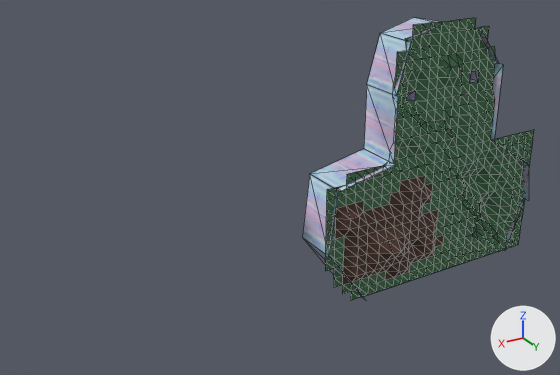
An edit to the OBJ model asset/room/arena/mesh.obj, drawn before and after from the same camera.
One viewpoint serves both versions: a camera (50 mm lens) standing at (95.8, 101.6, 38.7) and looking at (33.3, -2.5, -13.3). Lighting does not change. The marker at lower right points along +X, +Y and +Z. Mesh edges are drawn as thin lines. Where no turn or scale is listed for an object, it has been applied to the vertices. Vertices at the same position are counted once.
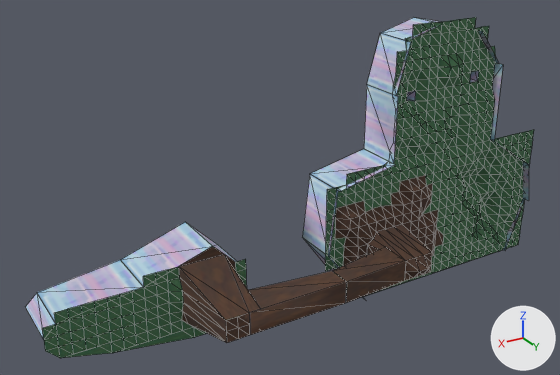
What differs and where, as boxes (x1, y1, x2, y2) in the pictures (560 x 375 px):
'Default', reshaped (118% wider, 20% taller): before (302, 17, 534, 300); after (26, 17, 534, 358)
part 1 of me_default, built on: before (335, 175, 443, 280); after (26, 175, 443, 358)

Diff of the bpy script that builds the scene:
```diff
--- a/asset/room/arena/mesh.obj.py
+++ b/asset/room/arena/mesh.obj.py
@@ me_default @@
 # used by ob_default; location = (0.0, 0.0, 0.0)
-me_default.from_pydata(...)  # 553 vertices, 954 faces; spans x -24.0..26.0, y -9.0..5.0, z -38.0..12.0
+me_default.from_pydata(...)  # 667 vertices, 1108 faces; spans x -24.0..76.0, y -9.5..13.0, z -38.0..12.0
+# me_default part 1
+# 10 vertices are removed from x 0.0..17.5, y -7.5..3.5, z -38.0..-22.0
+# 45 faces are deleted
+# 6 vertices in x 4.0..22.0, y 1.0, z -34.0..-18.0 move by (0.0, 0.5, 0.0)
+# 5 vertices in x 10.0..14.0, y 3.5..5.0, z -28.0..-26.0 move by (0.0, 7.5, 0.0)
+# 1 vertex moves from x 18.0, y 2.5, z -24.0 to x 17.0, y 3.0, z -25.0
+# 46 vertices are added at x 10.0..74.0, y 1.0..13.0, z -35.0..-23.0
+# 26 new vertices lie (2.0, 0.0, 2.0) away from vertices in x 14.0..74.0, y 1.0..13.0, z -35.0..-23.0
+# 18 new vertices lie (0.0, 0.0, 2.0) away from vertices in x 16.0..76.0, y 1.0..13.0, z -35.0..-23.0
+# 12 new vertices lie (0.0, 0.0, 2.0) away from vertices in x 44.0..76.0, y 1.0, z -33.0..-27.0
+# 10 new vertices lie (2.0, 0.0, 2.0) away from vertices in x 44.0..72.0, y 1.0, z -27.0..-23.0
+# 7 new vertices lie (2.0, 0.0, 2.0) away from vertices in x 46.0..70.0, y 1.0, z -25.0..-21.0
+# 5 new vertices lie (0.0, -10.5, 0.0) away from vertices in x 42.0..76.0, y 1.0, z -27.0..-19.0
+# 199 new faces join them
 me_default.materials.append(mat_material0)
```
